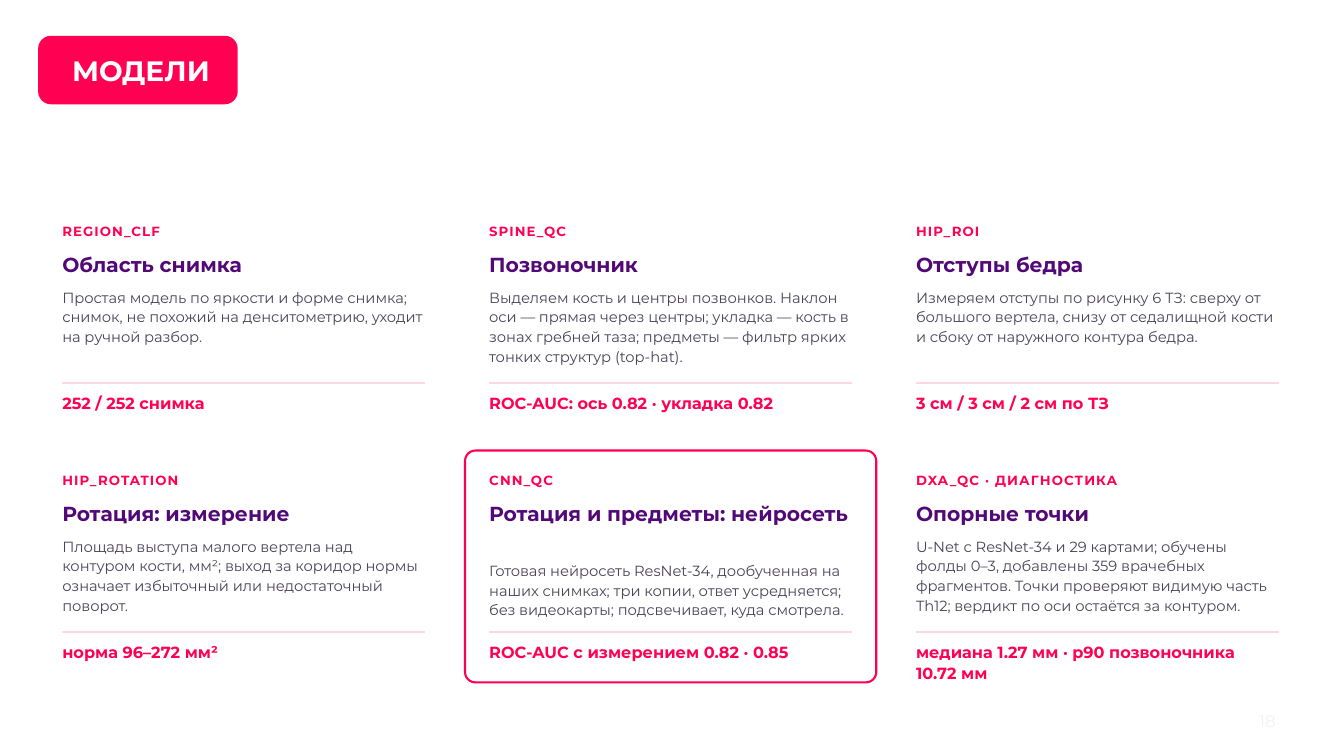
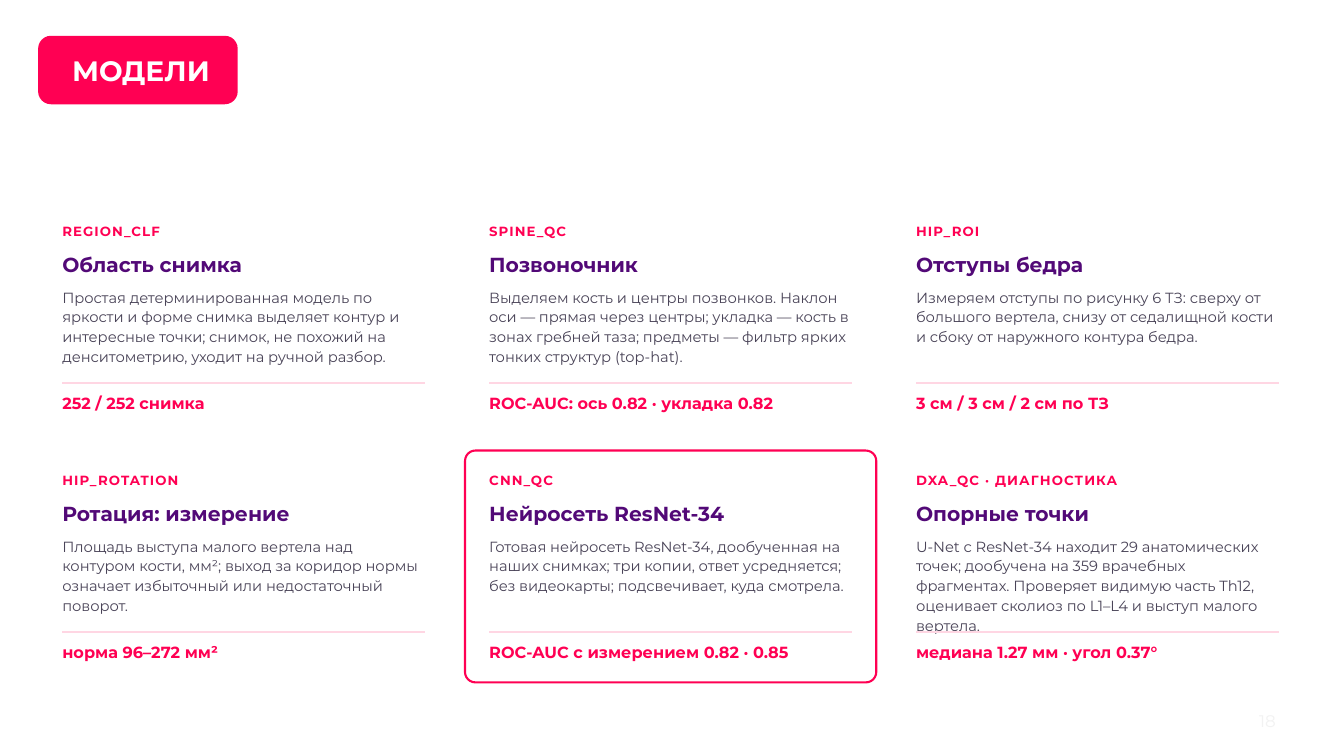
Before and after one commit to theorcos239/LCT_2026, a slide deck: slide 18 of docs/pitch/239.Hack_DXA_QC_полная_версия.pptx. Drawn at 1344x756 pixels with LibreOffice and Linux fonts; fonts in the diff are those of the drawing; background and template pictures are left out. Boxes give left, top, right and bottom in pixels: in the first picture for what was removed or moved away, otherwise in the second. Text is boxed around its words. In the diff, an @@ line names an element or a change of style, - is before the commit and + after.

```diff
--- a/docs/pitch/239.Hack_DXA_QC_полная_версия.pptx
+++ b/docs/pitch/239.Hack_DXA_QC_полная_версия.pptx
@@ text at box(62, 292, 399, 365): text changed @@
-Простая модель по яркости и форме снимка; снимок, не похожий на денситометрию, уходит на ручной разбор.
+Простая детерминированная модель по яркости и форме снимка выделяет контур и интересные точки; снимок, не похожий на денситометрию, уходит на ручной разбор.
@@ text at box(489, 505, 724, 525): text changed @@
-Ротация и предметы: нейросеть
+Нейросеть ResNet-34
@@ text "Готовая нейросеть ResNet-34, дообученная на ...": place and size @@
-text "Готовая нейросеть ResNet-34, дообученная на ..." at box(489, 565, 843, 618)
+text "Готовая нейросеть ResNet-34, дообученная на ..." at box(489, 541, 843, 594)
@@ text at box(916, 541, 1259, 634): text changed @@
-U-Net с ResNet-34 и 29 картами; обучены фолды 0–3, добавлены 359 врачебных фрагментов. Точки проверяют видимую часть Th12; вердикт по оси остаётся за контуром.
+U-Net с ResNet-34 находит 29 анатомических точек; дообучена на 359 врачебных фрагментах. Проверяет видимую часть Th12, оценивает сколиоз по L1–L4 и выступ малого вертела.
@@ text at box(916, 646, 1157, 662): text changed @@
-медиана 1.27 мм · p90 позвоночника 10.72 мм
+медиана 1.27 мм · угол 0.37°
```
Also in this commit, not shown: 15 other slides changed, 1 other file.
